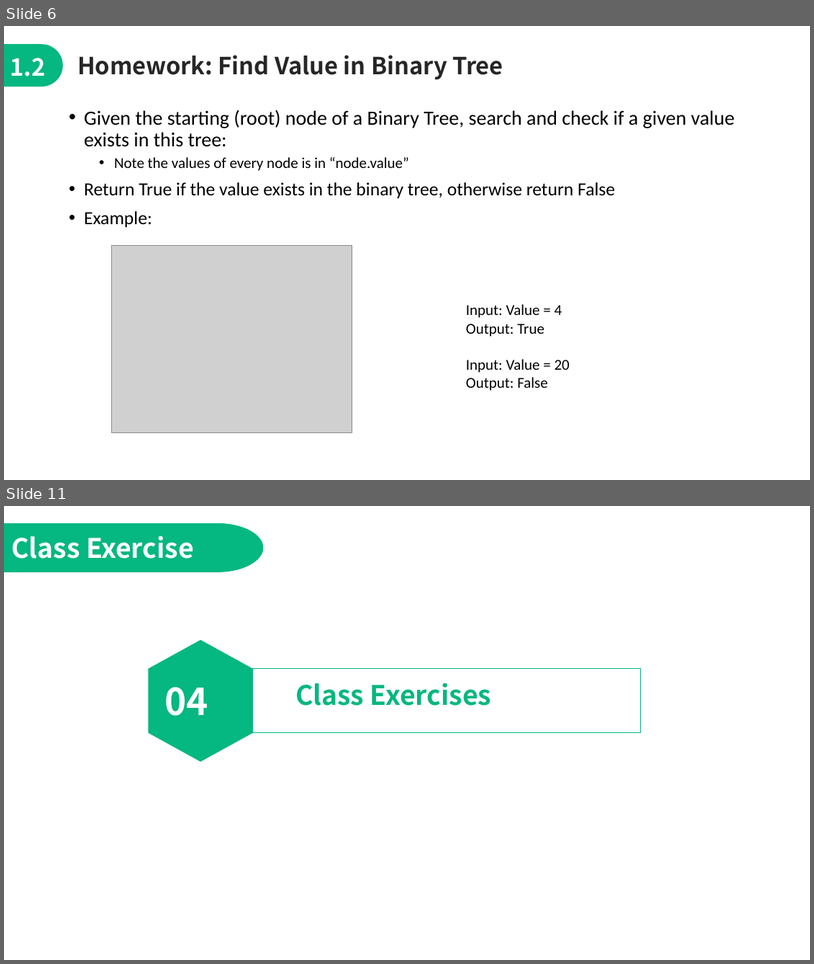
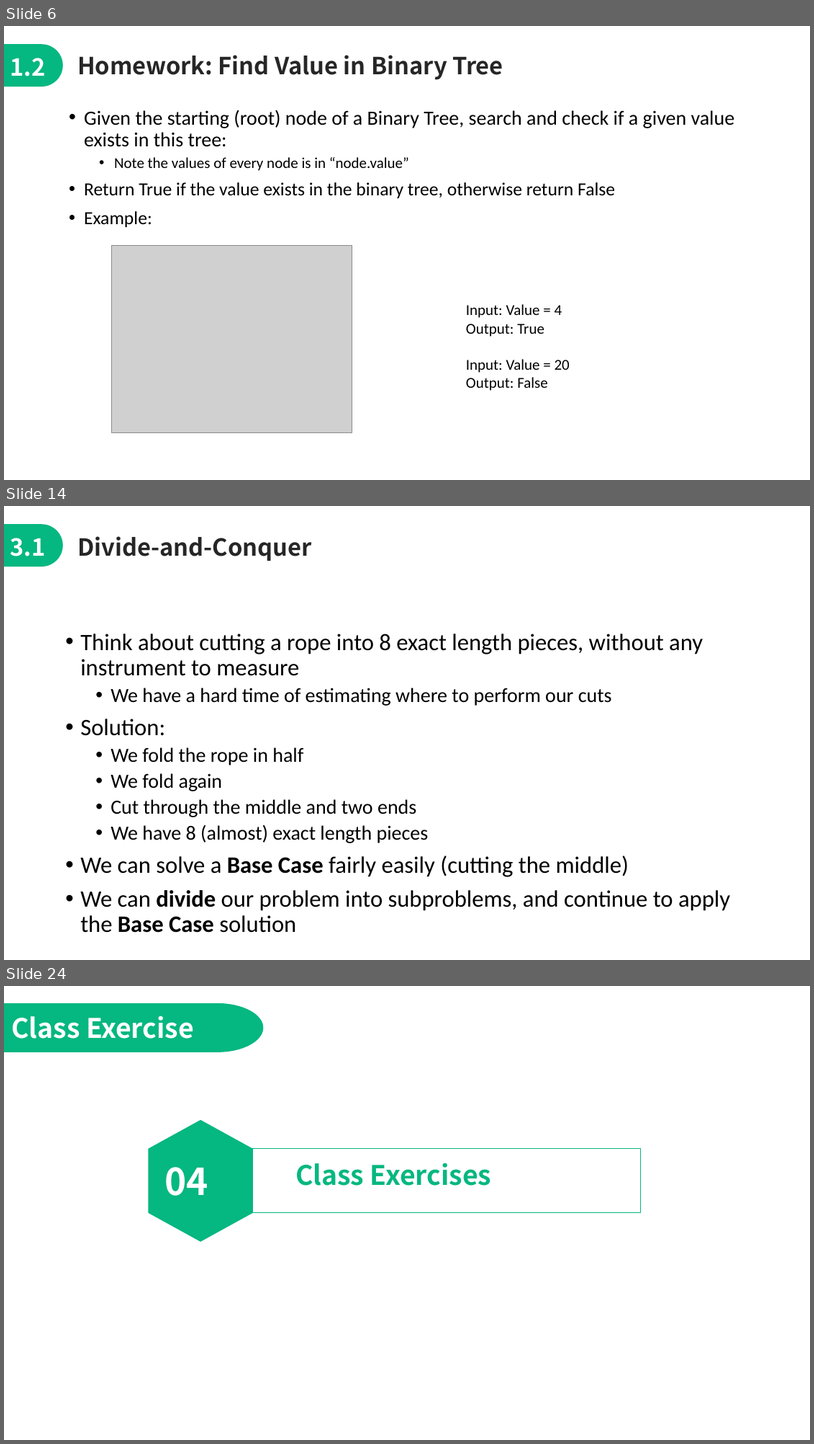
Before and after one commit to jimmyyih518/DSA2022Fall, a slide deck: week5/week5_slides.pptx. Shown one above the other, each under a label of ours: slides 6 and 11 before the commit, slides 6, 14 and 24 after it; the slides between them are not shown. The pictures are 814x964 and 814x1444 pixels, drawn with LibreOffice and Linux fonts; fonts in the diff are those of the drawing; grey boxes stand for pictures. Boxes give left, top, right and bottom in pixels: in the first picture for what was removed or moved away, otherwise in the second. Text is boxed around its words. In the diff, an @@ line names an element or a change of style, - is before the commit and + after.

```diff
--- a/week5/week5_slides.pptx
+++ b/week5/week5_slides.pptx
@@ slide 14 added at (4, 506, 810, 960), background #FFFFFF @@
@@ freeform shape added at (4, 524, 63, 566), fill #05B780 @@
@@ text added at (10, 538, 45, 556), 28 pt, text #FFFFFF, bold @@
+3.1
@@ text added at (77, 536, 311, 561), 28 pt, text #262626, bold @@
+Divide-and-Conquer
@@ text added at (80, 633, 730, 911), 28 pt, text #000000 @@
+• Think about cutting a rope into 8 exact length pieces, without any instrument to measure
+  • We have a hard time of estimating where to perform our cuts
+• Solution:
+  • We fold the rope in half
+  • We fold again
+  • Cut through the middle and two ends
+  • We have 8 (almost) exact length pieces
+• We can solve a Base Case fairly easily (cutting the middle)
+• We can divide our problem into subproblems, and continue to apply the Base Case solution
@@ what was slide 11 is now slide 24 @@
```
Also in this commit, not shown: 7 slides changed, 14 other slides added, 4 slides removed, 8 other files.
